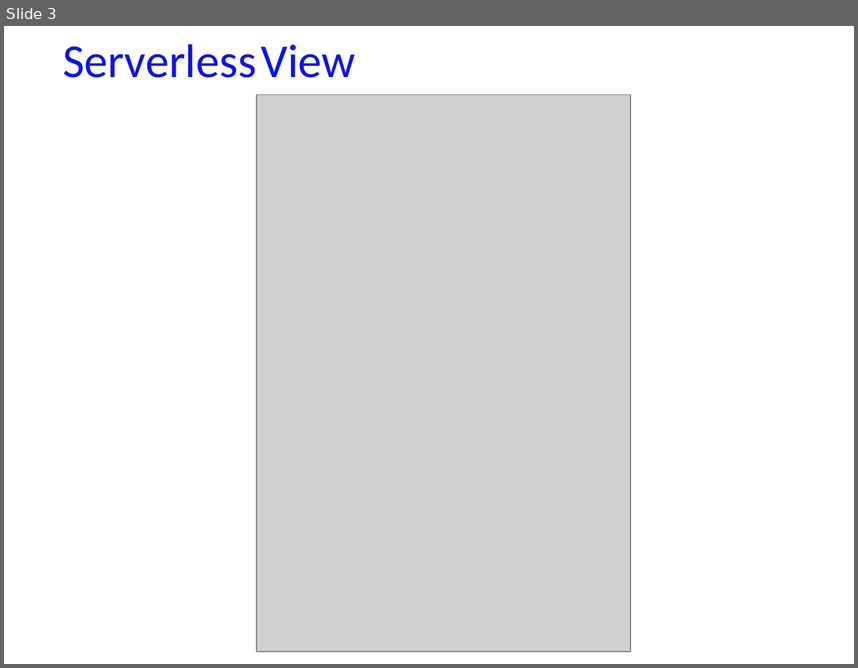
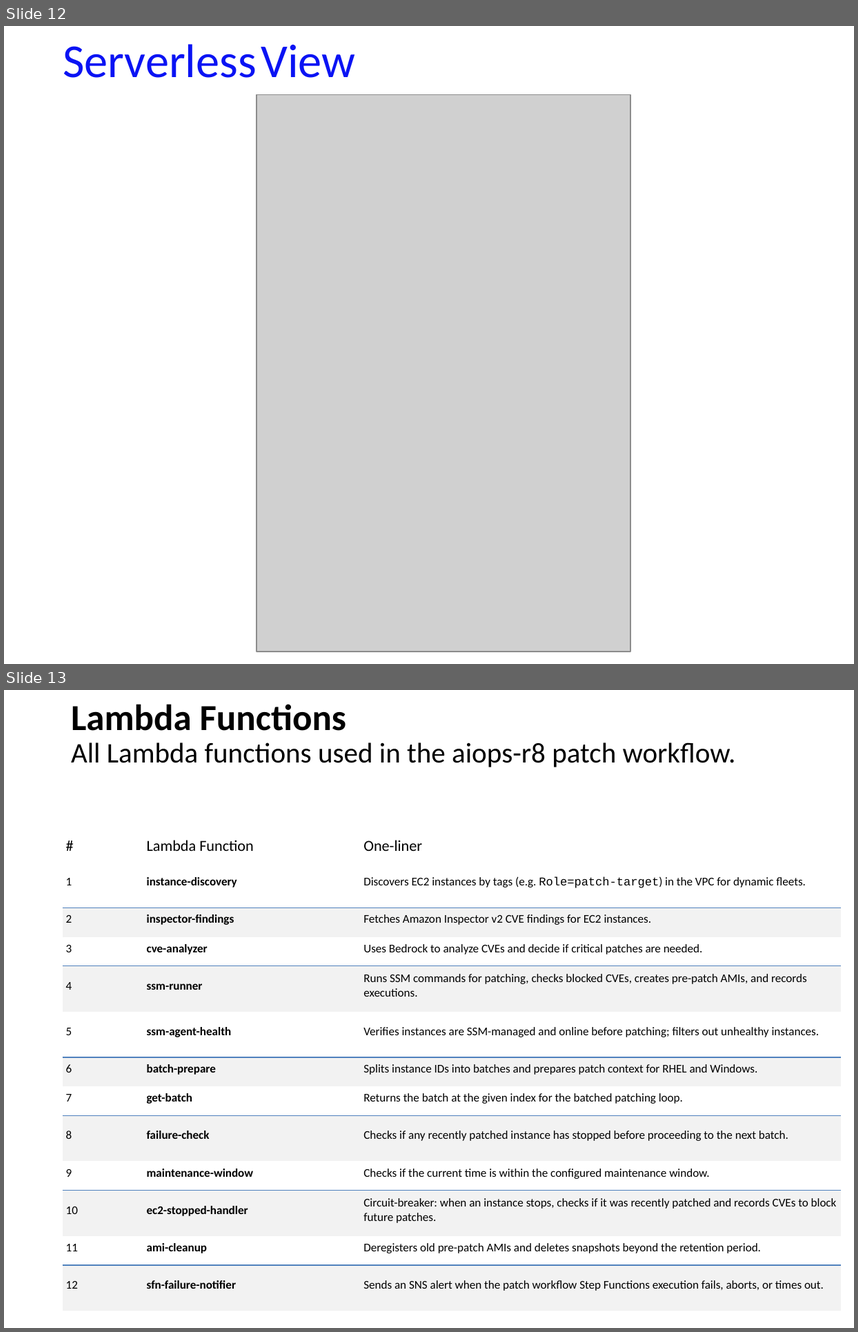
Before and after one commit to ckbitra/aiops-r8, a slide deck: docs/aiops_r8_presentation.pptx. Shown one above the other, each under a label of ours: slide 3 before the commit, slides 12 and 13 after it. The pictures are 858x668 and 858x1332 pixels, drawn with LibreOffice and Linux fonts; fonts in the diff are those of the drawing; grey boxes stand for pictures. Boxes give left, top, right and bottom in pixels: in the first picture for what was removed or moved away, otherwise in the second. Text is boxed around its words. In the diff, an @@ line names an element or a change of style, - is before the commit and + after.

```diff
--- a/docs/aiops_r8_presentation.pptx
+++ b/docs/aiops_r8_presentation.pptx
@@ slide 13 added at [4,690,854,1328], background #FFFFFF @@
@@ title added at [71,704,736,767], 24 pt, text #000000 @@
+Lambda Functions
+All Lambda functions used in the aiops-r8 patch workflow.
@@ table added at [63,828,842,1310], 13 rows, 3 columns @@
+# | Lambda Function | One-liner
+1 | instance-discovery | Discovers EC2 instances by tags (e.g. Role=patch-target) in the VPC for dynamic fleets.
+2 | inspector-findings | Fetches Amazon Inspector v2 CVE findings for EC2 instances.
+3 | cve-analyzer | Uses Bedrock to analyze CVEs and decide if critical patches are needed.
+4 | ssm-runner | Runs SSM commands for patching, checks blocked CVEs, creates pre-patch AMIs, and records executions.
+5 | ssm-agent-health | Verifies instances are SSM-managed and online before patching; filters out unhealthy instances.
+6 | batch-prepare | Splits instance IDs into batches and prepares patch context for RHEL and Windows.
+7 | get-batch | Returns the batch at the given index for the batched patching loop.
+8 | failure-check | Checks if any recently patched instance has stopped before proceeding to the next batch.
+9 | maintenance-window | Checks if the current time is within the configured maintenance window.
+10 | ec2-stopped-handler | Circuit-breaker: when an instance stops, checks if it was recently patched and records CVEs to block future patches.
+11 | ami-cleanup | Deregisters old pre-patch AMIs and deletes snapshots beyond the retention period.
+12 | sfn-failure-notifier | Sends an SNS alert when the patch workflow Step Functions execution fails, aborts, or times out.
@@ what was slide 3 is now slide 12 @@
```
Also in this commit, not shown: 1 slide changed, 6 other slides added, 4 slides removed, 4 other files.
